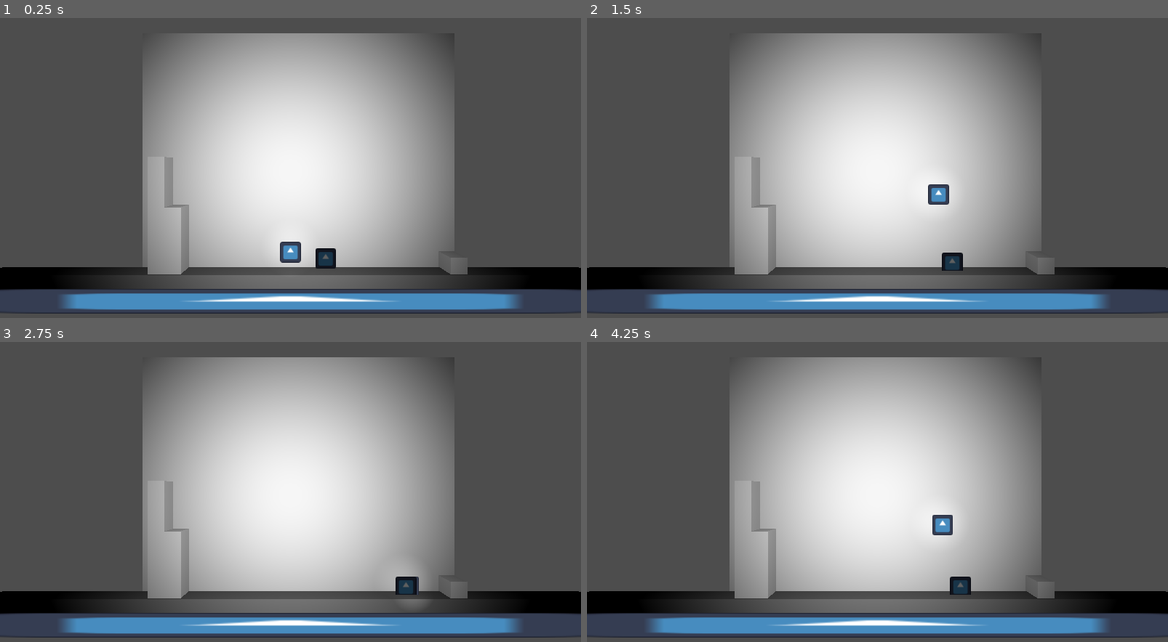
Above: before the commit, frames 1-4 (two rows, left to right).
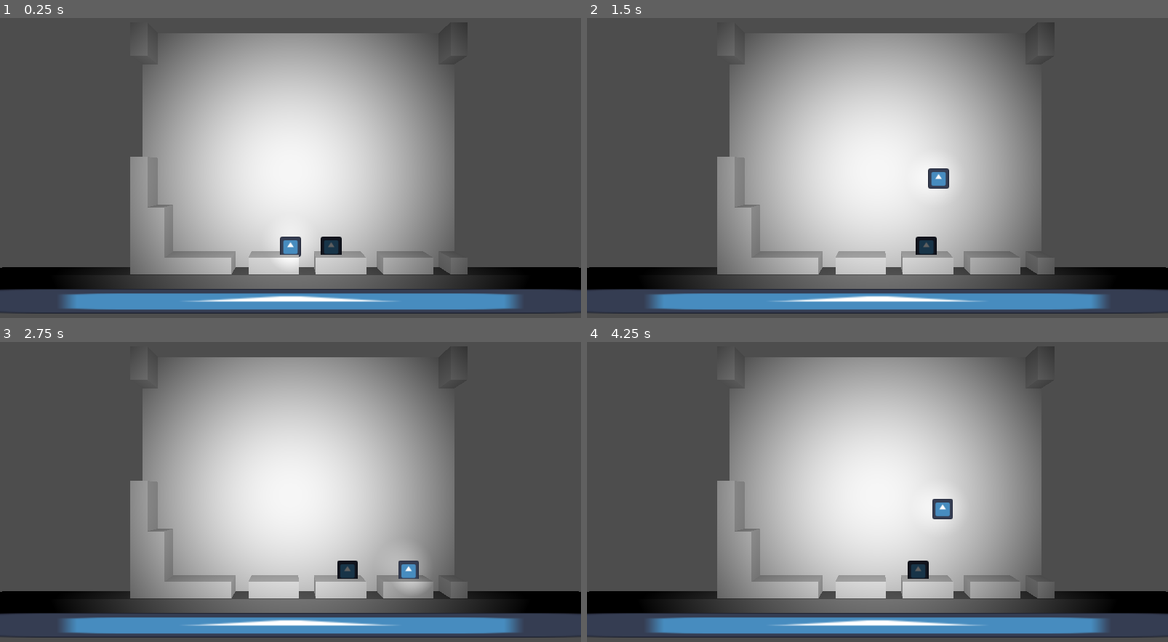
Above: after the commit, the same moments.

Repository: Dolphcode/ggj-2024
Game: Godot game, scene res://Scenes/game.tscn
The game is run twice, just before and just after one commit, with the same random seed, the same clock (stepped at 60 frames per second) and the same inputs. The engine's default icon, where the game draws it, is replaced by a stand-in: a white triangle on a blue panel in a dark square.
Inputs:
- Up to frame 1 (0.25 s): no input
- Up to frame 2 (1.5 s): tap Enter (ui_accept) at 0.5, 0.77 s; hold Right (ui_right) 0.53-1.28 s; hold Down (ui_down) from 1.28 s (still down)
- Up to frame 3 (2.75 s): tap Enter (ui_accept) at 1.52 s; release Down (ui_down) at 2.03 s; hold Right (ui_right) from 2.03 s (still down)
- Up to frame 4 (4.25 s): release Right (ui_right) at 2.78 s; hold Up (ui_up) 2.78-3.53 s; tap Enter (ui_accept) at 3.02, 3.77 s; hold Left (ui_left) from 3.53 s (still down)

The runs differ from the first frame. In frame 1, 3.8% of the frame differs, in the area x 22-81%, y 1-86%; in frame 2, 4.1%; in frame 3, 4.0%; in frame 4, 4.1%.

Commit message:
Fixed platform generation

Diff:
--- /dev/null
+++ b/Scenes/Stages/test_stage.tscn
@@ -0,0 +1,7 @@
+[gd_scene load_steps=2 format=3 uid="uid://cw71uxwrs2lbp"]
+
+[ext_resource type="Script" path="res://Scripts/Levels/stage_base.gd" id="1_tkb2i"]
+
+[node name="TestStage" type="Node"]
+script = ExtResource("1_tkb2i")
+grid_info = "res://Assets/Grid Info/sample.txt"
--- a/Scenes/game.tscn
+++ b/Scenes/game.tscn
@@ -1,10 +1,11 @@
-[gd_scene load_steps=7 format=3 uid="uid://5qid108f1ska"]
+[gd_scene load_steps=8 format=3 uid="uid://5qid108f1ska"]
 
 [ext_resource type="PackedScene" uid="uid://bwneut6qlhu4b" path="res://Scenes/stage.tscn" id="1_gxsmk"]
 [ext_resource type="PackedScene" uid="uid://la3al4wownf8" path="res://Scenes/player.tscn" id="2_pwj11"]
 [ext_resource type="PackedScene" uid="uid://hddej23e7axi" path="res://Enemies/Scenes/parent_enemy.tscn" id="3_7yumb"]
 [ext_resource type="PackedScene" uid="uid://chy1hd81v6r8y" path="res://Scenes/Environment/stage_platform.tscn" id="4_hrlmn"]
-[ext_resource type="Script" path="res://Scripts/Levels/stage_base.gd" id="5_0temo"]
+[ext_resource type="Script" path="res://Scripts/Levels/level_loader.gd" id="5_kgk5b"]
+[ext_resource type="PackedScene" uid="uid://cw71uxwrs2lbp" path="res://Scenes/Stages/test_stage.tscn" id="6_eh5rh"]
 
 [sub_resource type="Environment" id="Environment_sprrj"]
 background_mode = 2
@@ -29,6 +30,12 @@
 [node name="WorldEnvironment" type="WorldEnvironment" parent="."]
 environment = SubResource("Environment_sprrj")
 
-[node name="Node" type="Node" parent="."]
-script = ExtResource("5_0temo")
-grid_info = "res://Assets/Grid Info/sample.txt"
+[node name="LevelLoader" type="Node" parent="." node_paths=PackedStringArray("level_one", "timer", "stage_platform")]
+script = ExtResource("5_kgk5b")
+level_one = [NodePath("TestStage")]
+timer = NodePath("Timer")
+stage_platform = NodePath("../StagePlatform")
+
+[node name="TestStage" parent="LevelLoader" instance=ExtResource("6_eh5rh")]
+
+[node name="Timer" type="Timer" parent="LevelLoader"]
--- a/Scripts/Environment/stage_platform.gd
+++ b/Scripts/Environment/stage_platform.gd
@@ -13,8 +13,6 @@
 # Called when the node enters the scene tree for the first time.
 func _ready():
 	generate_platforms()
-	if !Engine.is_editor_hint():
-		toggle_tile(1, 0, 0)
 
 
 # Called every frame. 'delta' is the elapsed time since the previous frame.
@@ -22,8 +20,7 @@
 	pass
 
 func toggle_tile(state, x, y):
-	print(x)
-	print(y)
+	print(tiles[y][x])
 	tiles[y][x].position.z = state if (state == 0 || state == 1) else 0
 
 func generate_platforms():
--- a/Scripts/Levels/level_loader.gd
+++ b/Scripts/Levels/level_loader.gd
@@ -1,15 +1,38 @@
 extends Node
 
 # This code is not ideal but it'll work for now
+@export_category("Config")
 @export var level_one : Array[StageBase]
 @export var level_two : Array[StageBase]
 @export var level_three: Array[StageBase]
+@export var time: float = 60.0
+
+@export_category("References")
+@export var timer: Timer
+@export var stage_platform: StagePlatform
+var stage: StageBase
 
 # Called when the node enters the scene tree for the first time.
 func _ready():
-	pass # Replace with function body.
+	timer.wait_time = time
+	stage = pick_stage()
+	stage.stage_complete.connect(_on_stage_end)
+	stage.start_stage(stage_platform)
+	timer.start()
 
+
+func _on_stage_end():
+	stage.stage_complete.disconnect(_on_stage_end)
+	timer.paused = true
+	stage = pick_stage()
+	stage.stage_complete.connect(_on_stage_end)
+	timer.paused = false
 
 # Called every frame. 'delta' is the elapsed time since the previous frame.
 func _process(delta):
 	pass
+
+func pick_stage():
+	#var stage_picks = level_one if (timer.time_left < time / 3.0) else (level_two if (timer.time_left < time * 2.0 / 3.0) else level_three)
+	var stage_picks = level_one
+	return stage_picks.pick_random()
--- a/Scripts/Levels/stage_base.gd
+++ b/Scripts/Levels/stage_base.gd
@@ -10,10 +10,10 @@
 var grid_info_arr = []
 
 func _ready():
-	on_start()
+	pass
 
 # Please call the super method to set up grid_info_arr
-func on_start():
+func start_stage(stageplatform):
 	var file = FileAccess.open(grid_info, FileAccess.READ)
 	var content = file.get_as_text()
 
@@ -22,13 +22,15 @@
 		var row = []
 		grid_info_arr.append([])
 		for sym in str.split(""):
-			row.append(sym)
+			if (sym.is_valid_int() || sym.is_valid_identifier()):
+				row.append(sym)
 		str_arr.append(row)
 
-	var stageplatform = get_parent().get_node("StagePlatform")
 	for i in range(0, str_arr.size()):
+		var str = ""
 		for j in range(0, str_arr[0].size()):
 			grid_info_arr[str_arr.size() - i - 1].append(str_arr[i][j])
+			str += str_arr[i][j]
 			if str_arr[i][j] == "1":
 				stageplatform.toggle_tile(1, j, str_arr.size() - i - 1)
 			else:
@@ -38,5 +40,5 @@
 
 
 
-func on_end():
+func end_stage():
 	pass
--- a/Scripts/Levels/stage_hunting.gd
+++ b/Scripts/Levels/stage_hunting.gd
@@ -1,11 +1,29 @@
 class_name StageHunting
 extends StageBase
 
-func on_start():
-	pass
+func start_stage(stageplatform):
+	# Call superclass to set up grid reference
+	super.start_stage(stageplatform)
 
-func on_end():
-	pass
+	var file = FileAccess.open(grid_info, FileAccess.READ)
+	var content = file.get_as_text()
+
+	var str_arr = []
+	for str in content.split("-"):
+		var row = []
+		grid_info_arr.append([])
+		for sym in str.split(""):
+			row.append(sym)
+		str_arr.append(row)
+
+	for i in range(0, str_arr.size()):
+		for j in range(0, str_arr[0].size()):
+			grid_info_arr[str_arr.size() - i - 1].append(str_arr[i][j])
+			if str_arr[i][j] == "1":
+				stageplatform.toggle_tile(1, j, str_arr.size() - i - 1)
+			else:
+				stageplatform.toggle_tile(0, j, str_arr.size() - i - 1)
+
 
 
 # Called when the node enters the scene tree for the first time.
Not shown, changed: Assets/Grid Info/sample.txt
Not shown, added: Assets/Grid Info/sam26B2.tmp
